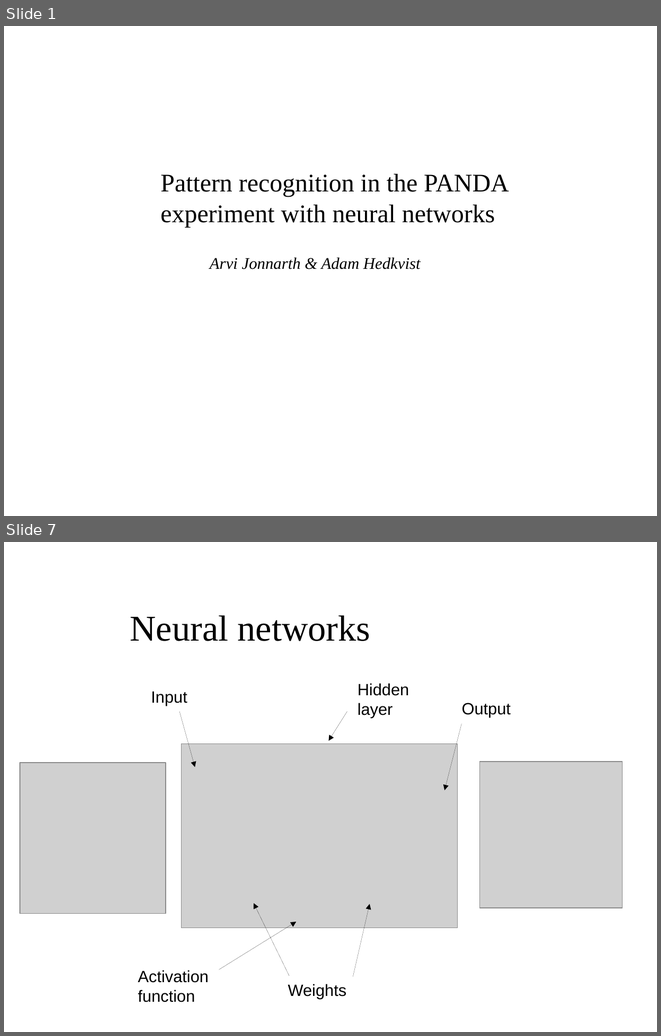
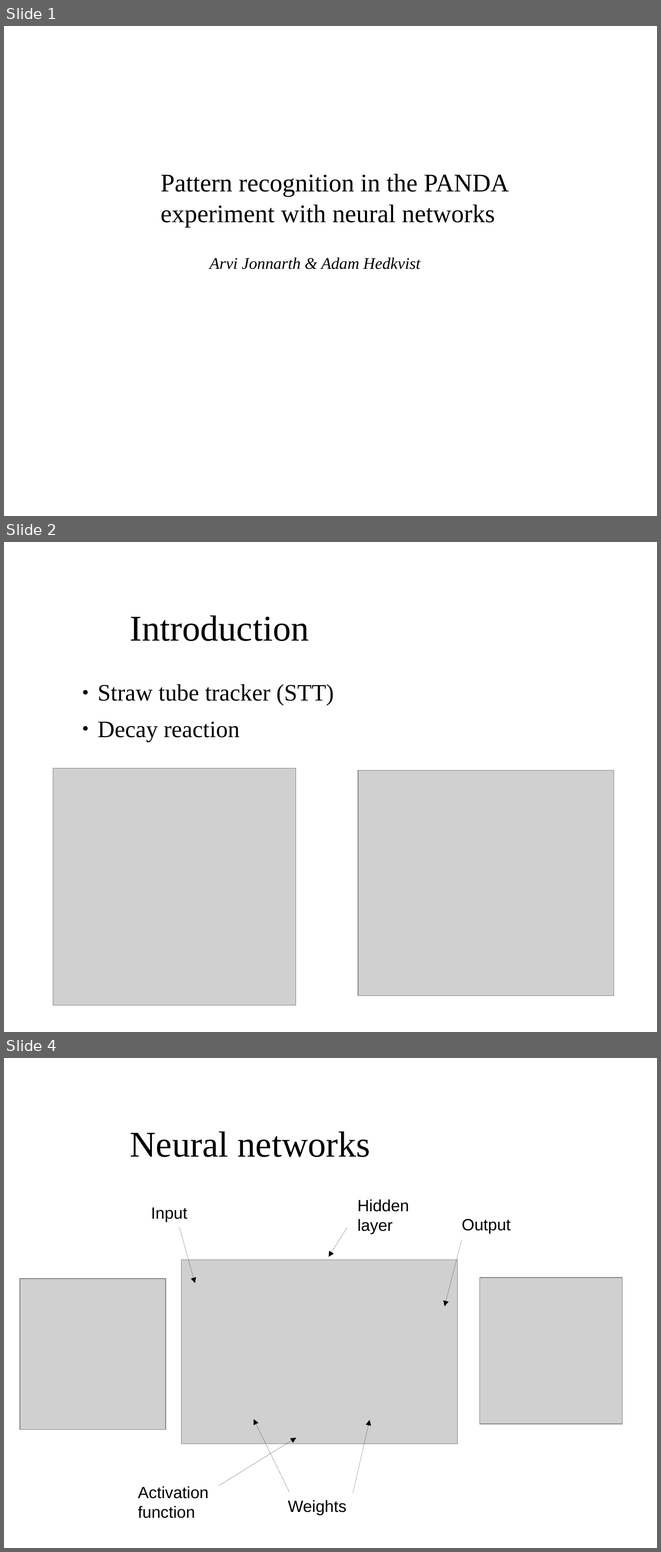
Before and after one commit to aaaaarvi/Projektarbete17, a slide deck: presentation/presentation.odp. Shown one above the other, each under a label of ours: slides 1 and 7 before the commit, slides 1, 2 and 4 after it; the slides between them are not shown. The pictures are 661x1036 and 661x1552 pixels, drawn with LibreOffice and Linux fonts; fonts in the diff are those of the drawing; grey boxes stand for pictures; background and template pictures are left out. Boxes give left, top, right and bottom in pixels: in the first picture for what was removed or moved away, otherwise in the second. Text is boxed around its words. In the diff, an @@ line names an element or a change of style, - is before the commit and + after.

```diff
--- a/presentation/presentation.odp
+++ b/presentation/presentation.odp
@@ slide 2 added at [4,542,657,1032], background picture (left out) @@
@@ title added at [130,615,309,641], 40 pt, text #000000 @@
+Introduction
@@ text added at [98,684,334,741], 26 pt, text #000000 @@
+● Straw tube tracker (STT)
+● Decay reaction
@@ picture added at [53,768,296,1005] @@
@@ picture added at [358,770,614,996] @@
@@ what was slide 7 is now slide 4 @@
```
Also in this commit, not shown: 11 other slides added, 8 slides removed, 6 other files.
